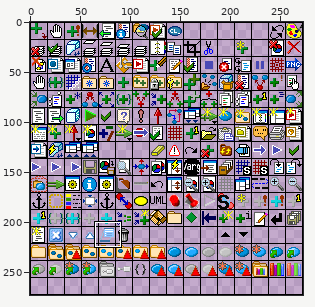
One commit to this sprite sheet: Delivery/studio/bitmaps/png/icon_matrix_16.png. Above, an overview of the earlier version with the close-up marked.
Close-up. Before the commit:
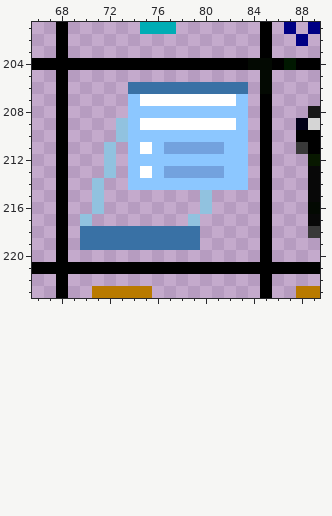
The file is 273x273 pixels. Colours within 5 levels of each other are drawn and written as one. Shown: x 66..89, y 201..223. The commit also changed other parts of the picture, which this record leaves out.
Now the later version:
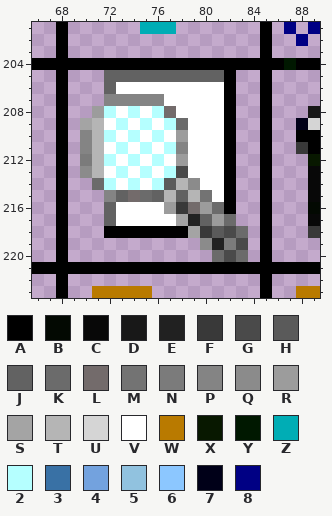
Palette (. is transparent): A #000000  B #030902  C #080808  D #181818  E #212121  F #393939  G #4a4a4a  H #5a5a5a  J #626262  K #6b6b6b  L #736b6b  M #737373  N #7b7b7b  P #848484  Q #8b8b8b  R #9c9c9c  S #a4a4a4  T #b5b5b5  U #d5d5d5  V #ffffff  W #b97a00  X #081800  Y #001800  Z #00adb5  2 #b5ffff  3 #3971a5  4 #73a2de  5 #91c2df  6 #8cc7ff  7 #000018  8 #000084
Changes in this commit:
{"y":204,"x":84,"old":"BB","new":"AA"}
{"y":205,"x":72,"old":"...........","new":"JJJJJJJJJJA"}
{"y":205,"x":85,"old":"B","new":"A"}
{"y":206,"x":72,"old":"..3333333333","new":"JVVVVVVVVVA."}
{"y":206,"x":85,"old":"B","new":"A"}
{"y":207,"x":72,"old":"..6VV","new":"PPPPP"}
{"y":207,"x":82,"old":"V6","new":"A."}
{"y":208,"x":71,"old":"...6666666666","new":"R2V2V2LVVVVA."}
{"y":209,"x":70,"old":"...56V","new":"STV2V2"}
{"y":209,"x":77,"old":"VV","new":"2K"}
{"y":209,"x":82,"old":"V6","new":"A."}
{"y":210,"x":70,"old":"...56666666666","new":"PT2V2V2VRVVVA."}
{"y":211,"x":70,"old":"..5.6V64444466","new":"PTV2V2V2PVVVA."}
{"y":212,"x":70,"old":"..5.6666666666","new":"NT2V2V2VRVVVA."}
{"y":213,"x":70,"old":"..5.6V64444466","new":"QTV2V2V2GVVVA."}
{"y":214,"x":71,"old":"5..6666666666","new":"K2V2V2HTQVVA."}
{"y":215,"x":71,"old":"5........5..","new":".PJLKJTJTMVA"}
{"y":216,"x":71,"old":"5........5..","new":".JVVVVRFLRKA"}
{"y":217,"x":70,"old":"5","new":"."}
{"y":217,"x":72,"old":".......5...","new":"JVVVVVSEJRK"}
{"y":218,"x":70,"old":"3333333333....","new":"..AAAAAAASFHGK"}
{"y":219,"x":70,"old":"3333333333....","new":"..........QENG"}
{"y":220,"x":81,"old":"...","new":"KGK"}
{"label":"changed","picture_box":[80,58,272,262]}
